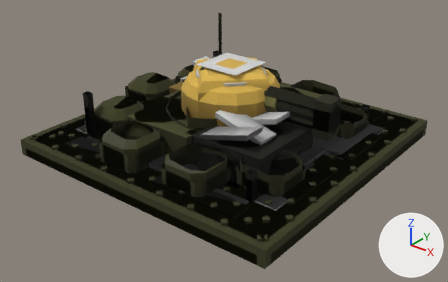
The glTF model assets/set_v5/meridian_decoy_emplacement_heavily_damaged.glb: old version first, new version second.
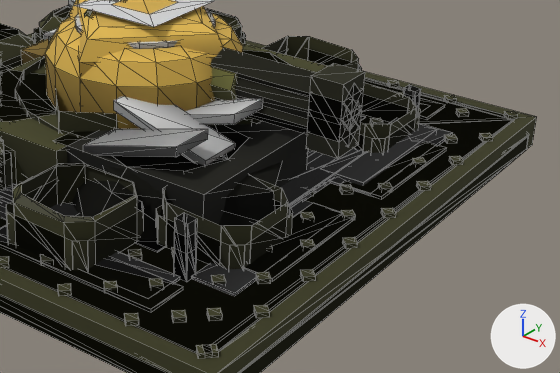
Each version appears first whole from a camera (50 mm lens) standing at (4.32, -5.53, 3.44) and looking at (0.12, -0.28, 0.18), and next in a close-up on the part from 35% to 98% of the width and 22% to 88% of the height. Arrows for +X, +Y and +Z are at lower right; the lights stay in place. The older version's two pictures come first. The close-ups show mesh edges as thin lines. Vertices at exactly the same position are counted once.

The first close-up shows 'barrel', 'barrel.001', 'barrel.002', 'body', 'body.001', 'body.002', 'turret', 'turret.002'.
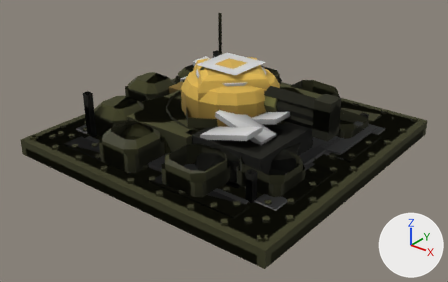
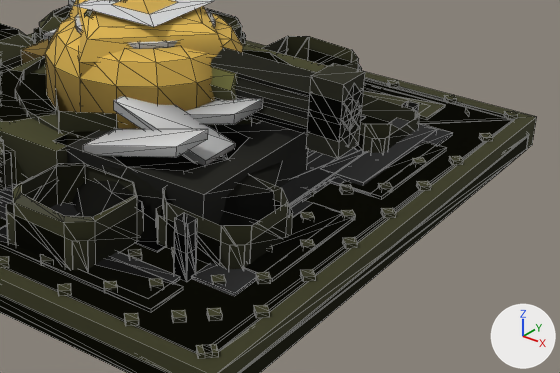
Where the change shows, as pixel boxes (x1, y1, x2, y2) in the close-ups (560 x 373 px; the box of a moved part takes in the faces that stretch with it):
part 1 of me_mesh_0, deleted: before (83, 93, 458, 157)
part 2 of me_mesh_0, moved or reshaped (not visible afterwards): before (362, 82, 469, 134)
part 3 of me_mesh_6, deleted: before (403, 84, 421, 112)

The change in detail:
me_mesh_0 is used by ob_body; parent ob_meridian_decoy_emplacement_heavily_damaged_lod0; location (0.0, 0.0, 0.0).
me_mesh_0 had 2278 vertices, 2638 faces and spanned x -1.8..1.8, y -1.8..1.8, z 0.0..0.71.
me_mesh_0 now has 2199 vertices, 2548 faces and spans x -1.8..1.8, y -1.8..1.8, z 0.0..0.71.
me_mesh_0 part 1: 7 loose pieces with 68 vertices, spanning x 0.26..1.58, y -0.88..1.41, z 0.2..0.71, are deleted.
me_mesh_0 part 2: 23 vertices removed from x 0.76..1.41, y 0.77..1.53, z 0.2..0.43; 12 vertices added at x 0.16..0.73, y 0.3..0.76, z 0.2..0.47.
Other edits to the shape of me_mesh_0 do not show in these pictures.
me_mesh_6 is used by ob_body_002; parent ob_meridian_decoy_emplacement_heavily_damaged_lod2; location (0.0, 0.0, 0.0).
me_mesh_6 had 240 vertices, 165 faces and spanned x -1.8..1.8, y -1.8..1.8, z 0.0..0.77.
me_mesh_6 now has 223 vertices, 155 faces and spans x -1.8..1.8, y -1.8..1.8, z 0.0..0.77.
me_mesh_6 part 3: the loose piece of 20 vertices spanning x 1.16..1.24, y 1.16..1.24, z 0.2..0.44 is deleted.
Other edits to the shape of me_mesh_6 do not show in these pictures.
